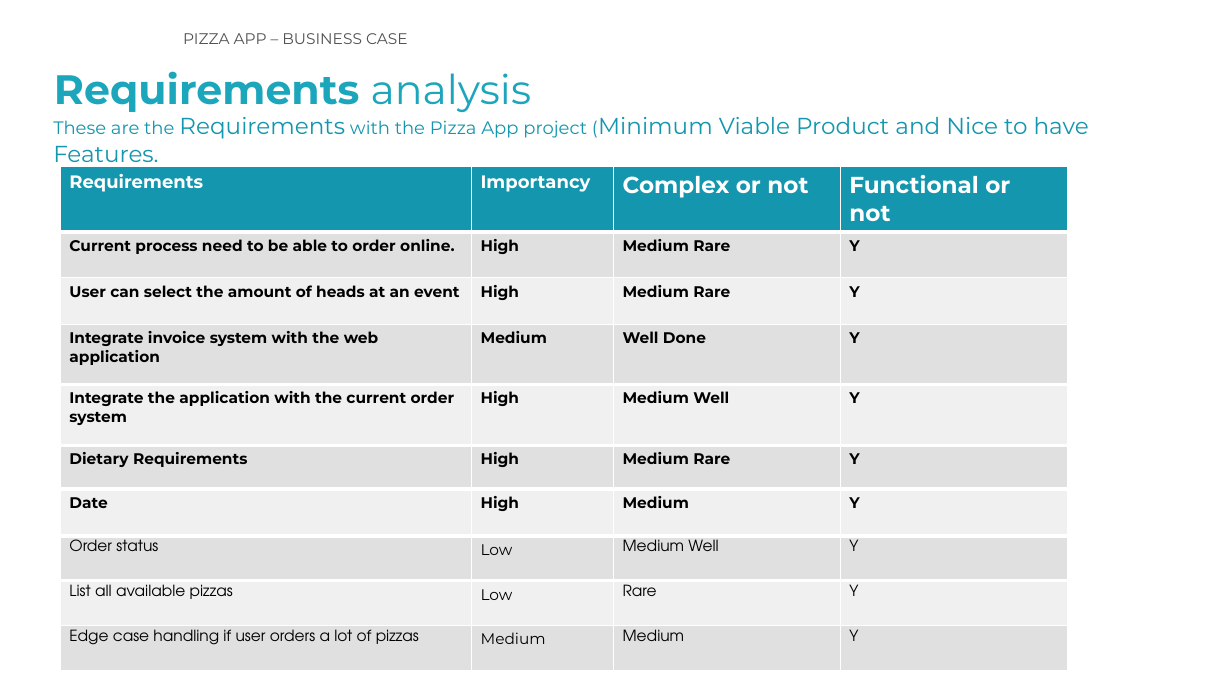
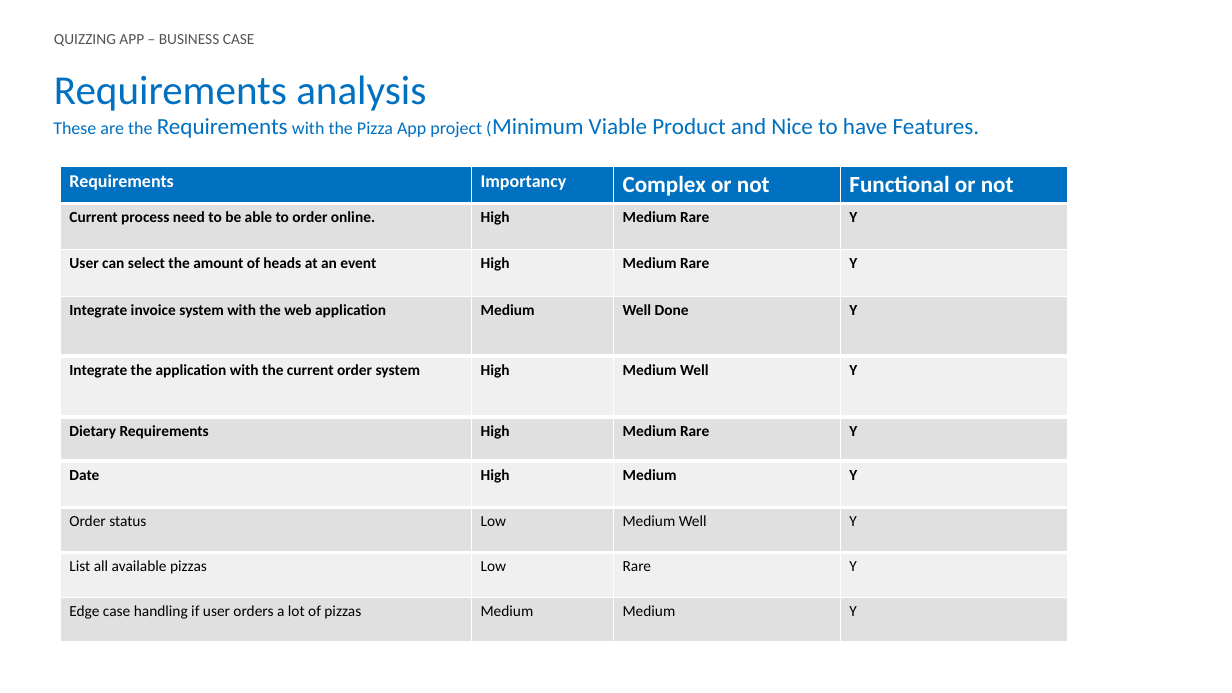
Before and after one commit to Joanajua/Quiz, a slide deck: slide 6 of Quiz - Documentation/QuizApp - Business Case.pptx. Drawn at 1232x693 pixels with LibreOffice and Linux fonts; fonts in the diff are those of the drawing. Boxes give left, top, right and bottom in pixels: in the first picture for what was removed or moved away, otherwise in the second. Text is boxed around its words. In the diff, an @@ line names an element or a change of style, - is before the commit and + after.

```diff
--- a/Quiz - Documentation/QuizApp - Business Case.pptx
+++ b/Quiz - Documentation/QuizApp - Business Case.pptx
@@ text at [54, 34, 255, 46]: text changed; font Montserrat to Calibri @@
-PIZZA APP – BUSINESS CASE
+QUIZZING APP – BUSINESS CASE
@@ text "Requirements analysis" at [54, 75, 426, 111]: font Montserrat to Calibri, text colour #1BA6BC to #0070C0; bold off in "Requirements" @@
@@ text "These are the Requirements with ..." at [53, 118, 980, 138]: font Montserrat to Calibri, text colour #1396AE to #0070C0 @@
@@ table at [60, 166, 1068, 642] @@
@@ fill #1396AE to #0070C0 in row 1 @@
@@ font Montserrat to Calibri in "Requirements", "Importancy", "Complex or not", "Functional or not" and 27 more places @@
@@ font TeX Gyre Adventor to Calibri in "Order status", "Medium Well", "Y", "List all available pizzas" and 5 more places @@
```
Also in this commit, not shown: 6 other slides changed, 6 other files.
